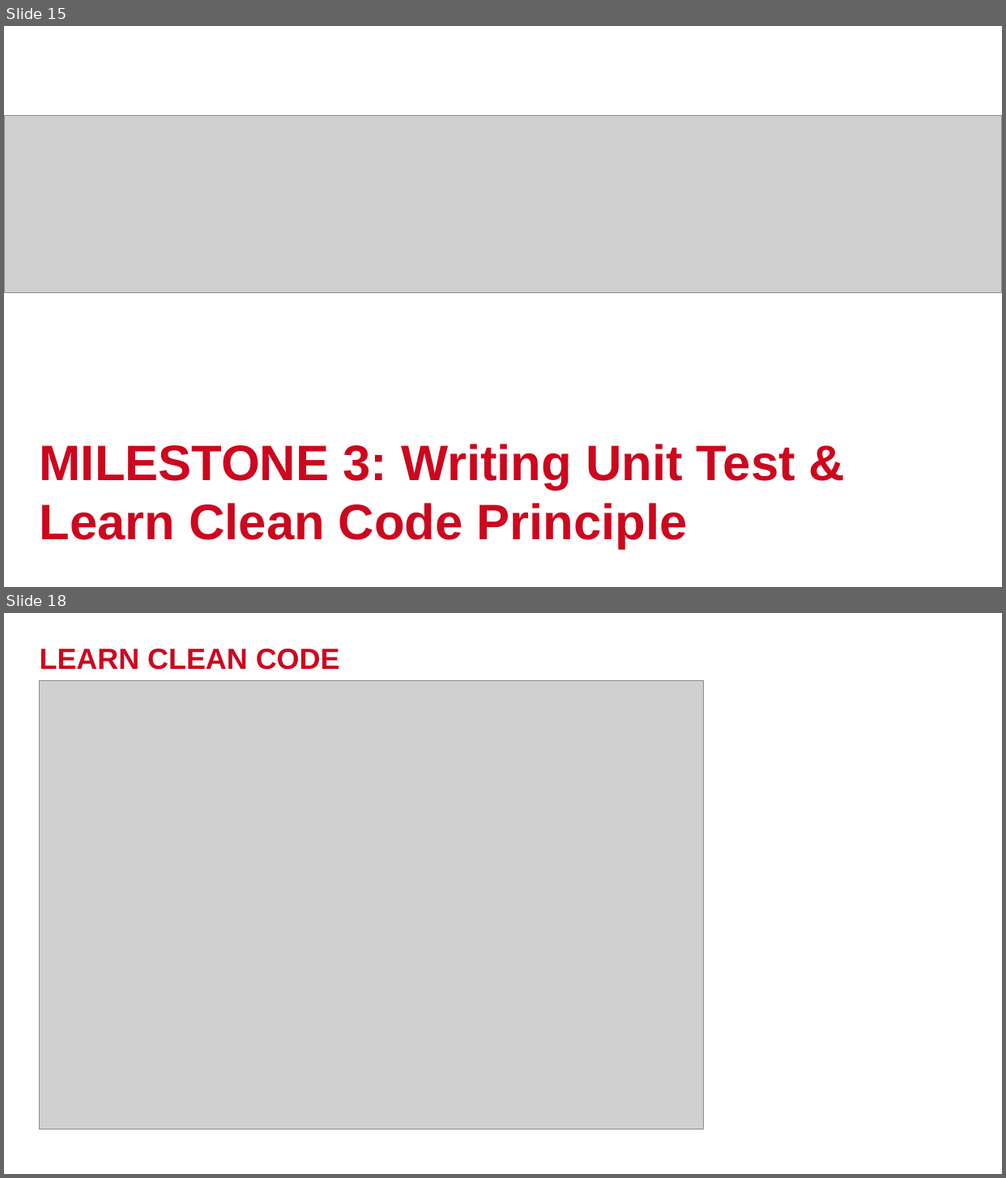
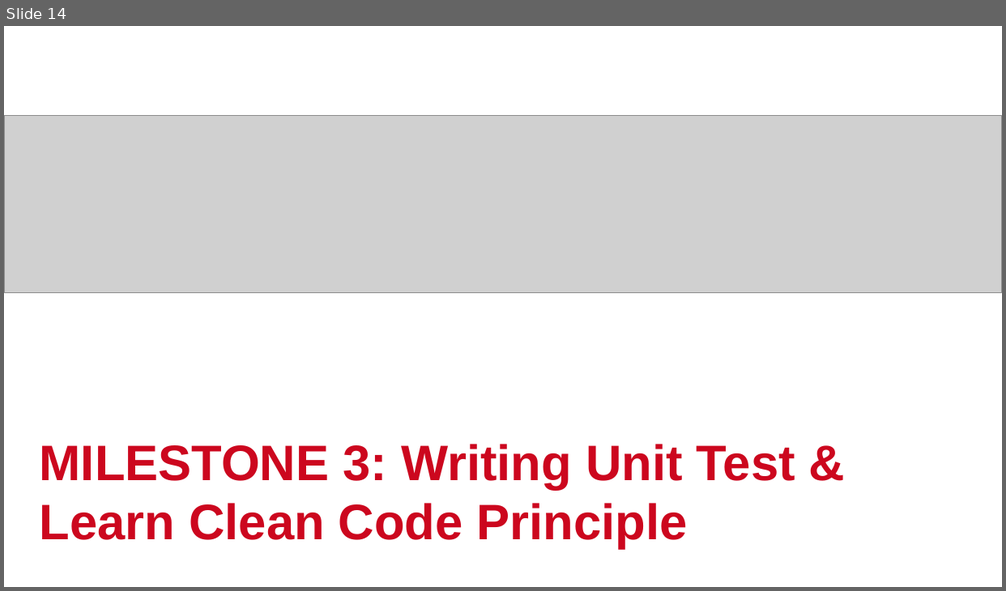
Before and after one commit to phmquan/YPP4-QuanPhan, a slide deck: document/QuanPhan_MilestonePreview.pptx. Shown one above the other, each under a label of ours: slides 15 and 18 before the commit, slide 14 after it; the slides between them are not shown. The pictures are 1006x1178 and 1006x591 pixels, drawn with LibreOffice and Linux fonts; fonts in the diff are those of the drawing; grey boxes stand for pictures; background and template pictures are left out. Boxes give left, top, right and bottom in pixels: in the first picture for what was removed or moved away, otherwise in the second. Text is boxed around its words. In the diff, an @@ line names an element or a change of style, - is before the commit and + after.

```diff
--- a/document/QuanPhan_MilestonePreview.pptx
+++ b/document/QuanPhan_MilestonePreview.pptx
@@ slide 18 removed at [4, 613, 1002, 1174], background #FFFFFF @@
@@ title removed at [40, 649, 340, 670] @@
-LEARN CLEAN CODE
@@ picture removed at [39, 681, 703, 1130] @@
@@ what was slide 15 is now slide 14 @@
```
Also in this commit, not shown: 2 slides changed, 1 slide added, 10 other slides removed, 5 other files.
